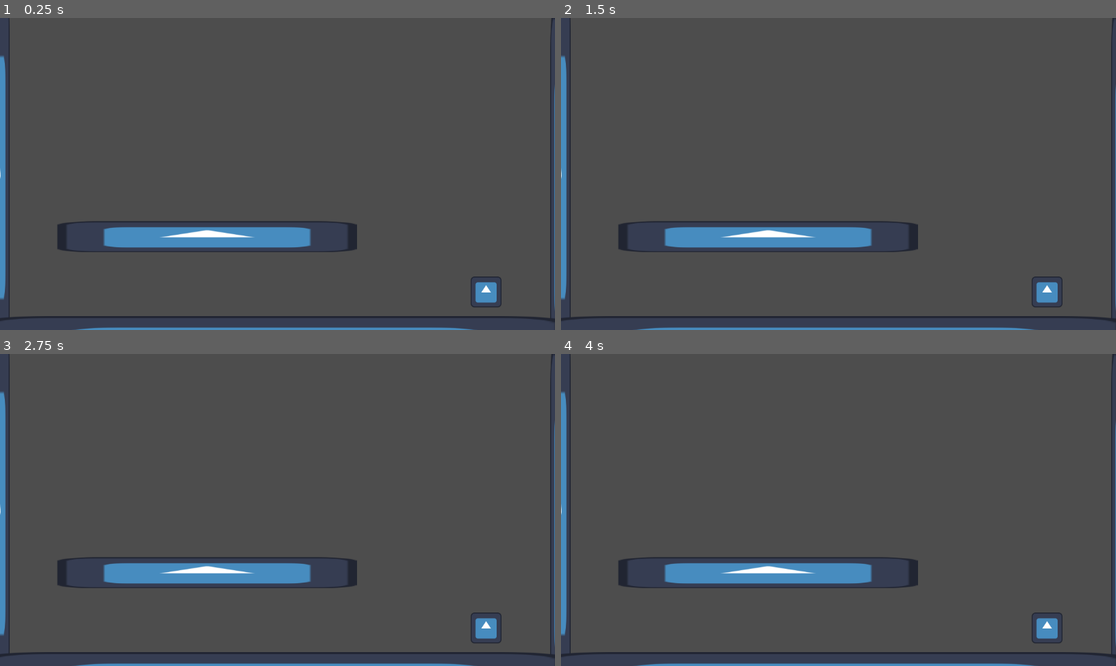
Above: before the commit, frames 1-4 (two rows, left to right).
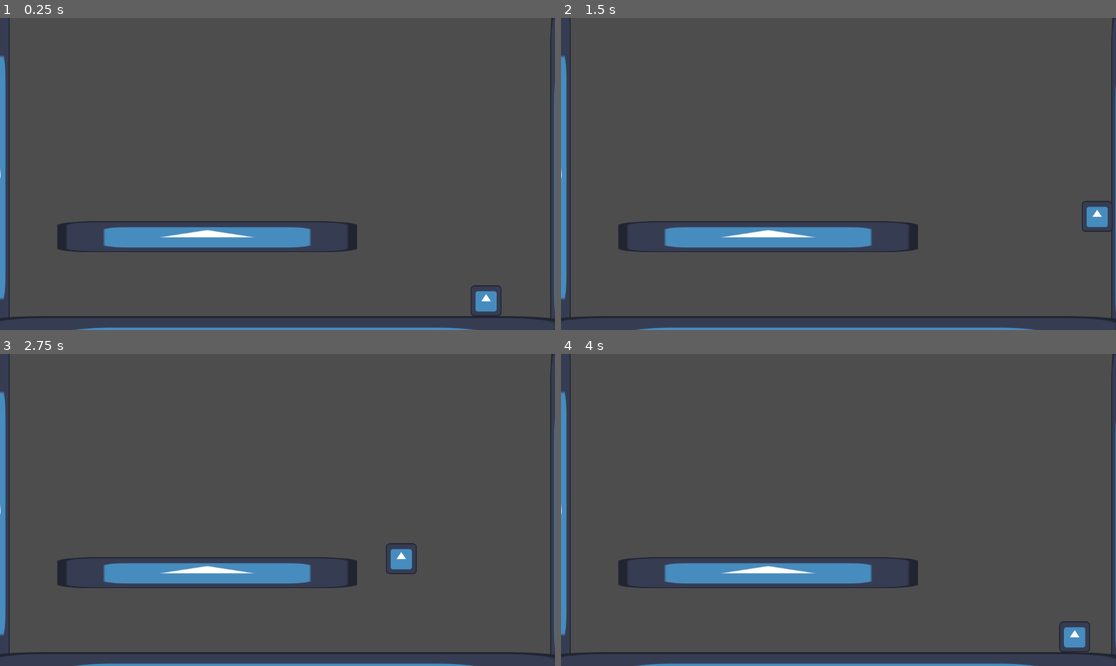
Above: after the commit, the same moments.

Repository: LordPapin/actividad3_prototypado
Game: Godot game, scene res://scenas/niveles/nivel.tscn
Same seed, same stepped clock (60 frames per second), same inputs: the game is played once before the commit and once after it. The project has no main scene, so this scene is started directly. The engine's default icon, where the game draws it, is replaced by a stand-in: a white triangle on a blue panel in a dark square.
Inputs:
- Up to frame 1 (0.25 s): no input
- Up to frame 2 (1.5 s): tap Enter (ui_accept) at 0.5, 0.77, 0.8, 1.07, 1.35 s; hold Shift (run, bound only after the commit) 0.53-1.28 s; hold Right (ui_right) from 0.53 s (still down)
- Up to frame 3 (2.75 s): tap Enter (ui_accept) at 1.52, 1.82, 2.3 s; tap Shift (run, bound only after the commit) at 1.55 s; release Right (ui_right) at 2.03 s; hold Left (ui_left) from 2.03 s (still down); hold Shift (run, bound only after the commit) from 2.03 s (still down)
- Up to frame 4 (4 s): release Left (ui_left) at 2.78 s; release Shift (run, bound only after the commit) at 2.78 s; hold Right (ui_right) from 2.78 s (still down); tap Shift (run, bound only after the commit) at 2.85 s; tap Enter (ui_accept) at 3.02, 3.32, 3.6, 3.77 s

The runs differ from the first frame. In frame 1, 0.3% of the frame differs, in the area x 84-91%, y 82-96%; in frame 2, 0.7%; in frame 3, 0.7%, in the area x 69-91%, y 60-93%; in frame 4, 0.7%.

Commit message:
implementacion del movimiento del personaje
el movimiento esta basado en el de los jugadores del videojuego warframe masomenos

Diff:
--- a/movimiento-2d/project.godot
+++ b/movimiento-2d/project.godot
@@ -13,3 +13,11 @@
 config/name="movimiento2D"
 config/features=PackedStringArray("4.5", "Forward Plus")
 config/icon="res://icon.svg"
+
+[input]
+
+run={
+"deadzone": 0.2,
+"events": [Object(InputEventKey,"resource_local_to_scene":false,"resource_name":"","device":-1,"window_id":0,"alt_pressed":false,"shift_pressed":false,"ctrl_pressed":false,"meta_pressed":false,"pressed":false,"keycode":0,"physical_keycode":4194325,"key_label":0,"unicode":0,"location":0,"echo":false,"script":null)
+]
+}
--- /dev/null
+++ b/movimiento-2d/scenas/Jugador/jugador.gd
@@ -0,0 +1,41 @@
+extends CharacterBody2D
+
+var speed_walk: float = 200.0
+var speed_run: float = 400.0
+var jump_velocity: float = -400.0
+
+var wall_jump_velocity: float = -350.0
+var wall_pushback: float = 500.0
+var wall_slide_gravity: float = 50.0
+var max_wall_slide_speed: float = 150.0
+var gravity = ProjectSettings.get_setting("physics/2d/default_gravity")
+
+func _physics_process(delta: float) -> void:
+	if not is_on_floor():
+		if is_on_floor() and velocity.y > 0:
+			velocity.y += wall_slide_gravity * delta
+			velocity.y = min(velocity.y, max_wall_slide_speed)
+		else:
+			velocity.y += gravity * delta
+
+	var direction = Input.get_axis("ui_left","ui_right")
+	var current_speed = speed_walk
+
+	if Input.is_action_pressed("run"):
+		current_speed = speed_run
+
+	if direction:
+		velocity.x = direction * current_speed
+	else:
+		velocity.x = move_toward(velocity.x, 0, current_speed)
+
+	if Input.is_action_just_pressed("ui_accept"):
+		if is_on_floor():
+			velocity.y = jump_velocity
+		elif is_on_wall() and not is_on_floor():
+			velocity.y = wall_jump_velocity
+
+			var wall_normal = get_wall_normal()
+			velocity.x = wall_normal.x * wall_pushback
+
+	move_and_slide()
--- a/movimiento-2d/scenas/Jugador/jugador.tscn
+++ b/movimiento-2d/scenas/Jugador/jugador.tscn
@@ -1,11 +1,13 @@
-[gd_scene load_steps=3 format=3 uid="uid://bhoeii7gu88nq"]
+[gd_scene load_steps=4 format=3 uid="uid://bhoeii7gu88nq"]
 
 [ext_resource type="Texture2D" uid="uid://d2xthhce5ovjo" path="res://icon.svg" id="1_25pip"]
+[ext_resource type="Script" uid="uid://213schcnlf8j" path="res://scenas/Jugador/jugador.gd" id="1_eisgh"]
 
 [sub_resource type="RectangleShape2D" id="RectangleShape2D_eisgh"]
 size = Vector2(124, 120)
 
 [node name="jugador" type="CharacterBody2D"]
+script = ExtResource("1_eisgh")
 
 [node name="CollisionShape2D" type="CollisionShape2D" parent="."]
 shape = SubResource("RectangleShape2D_eisgh")
Not shown, added: movimiento-2d/scenas/Jugador/jugador.gd.uid
